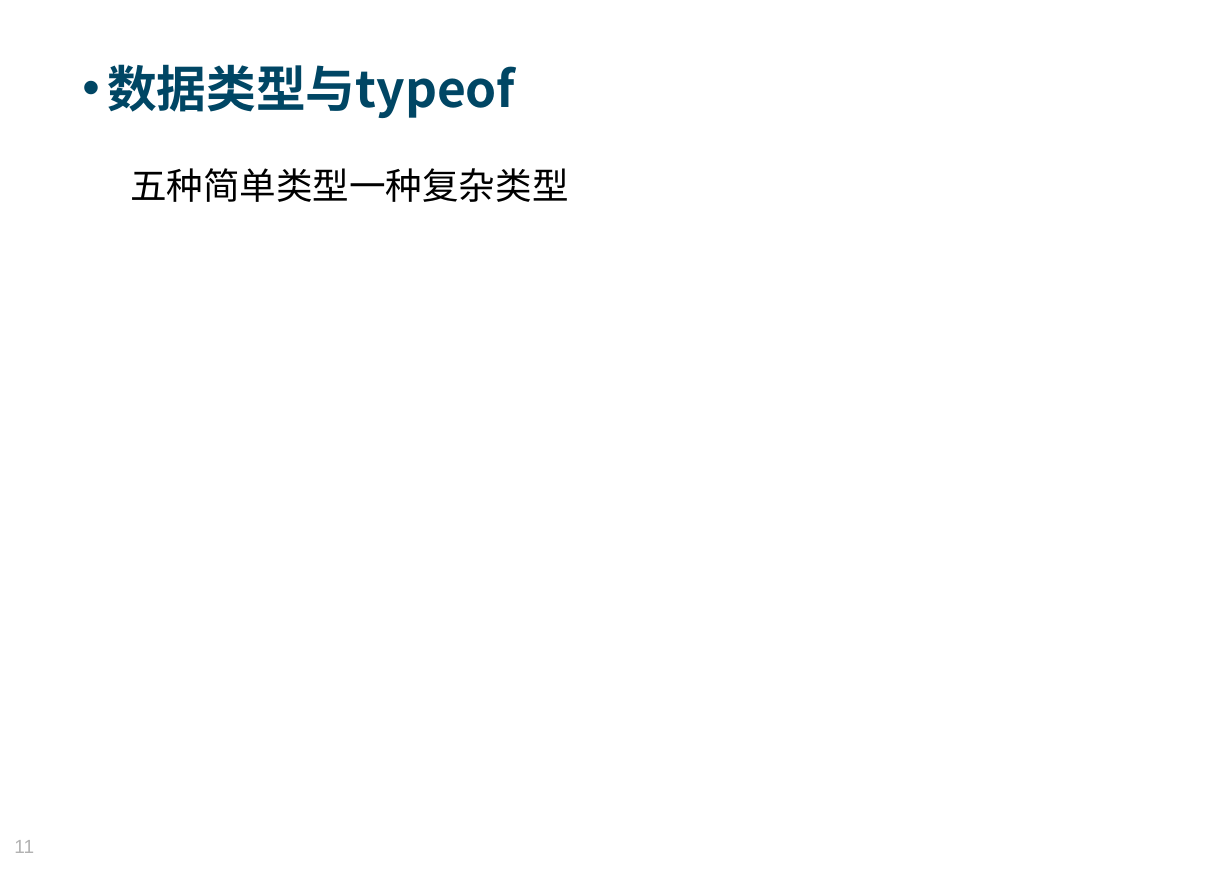
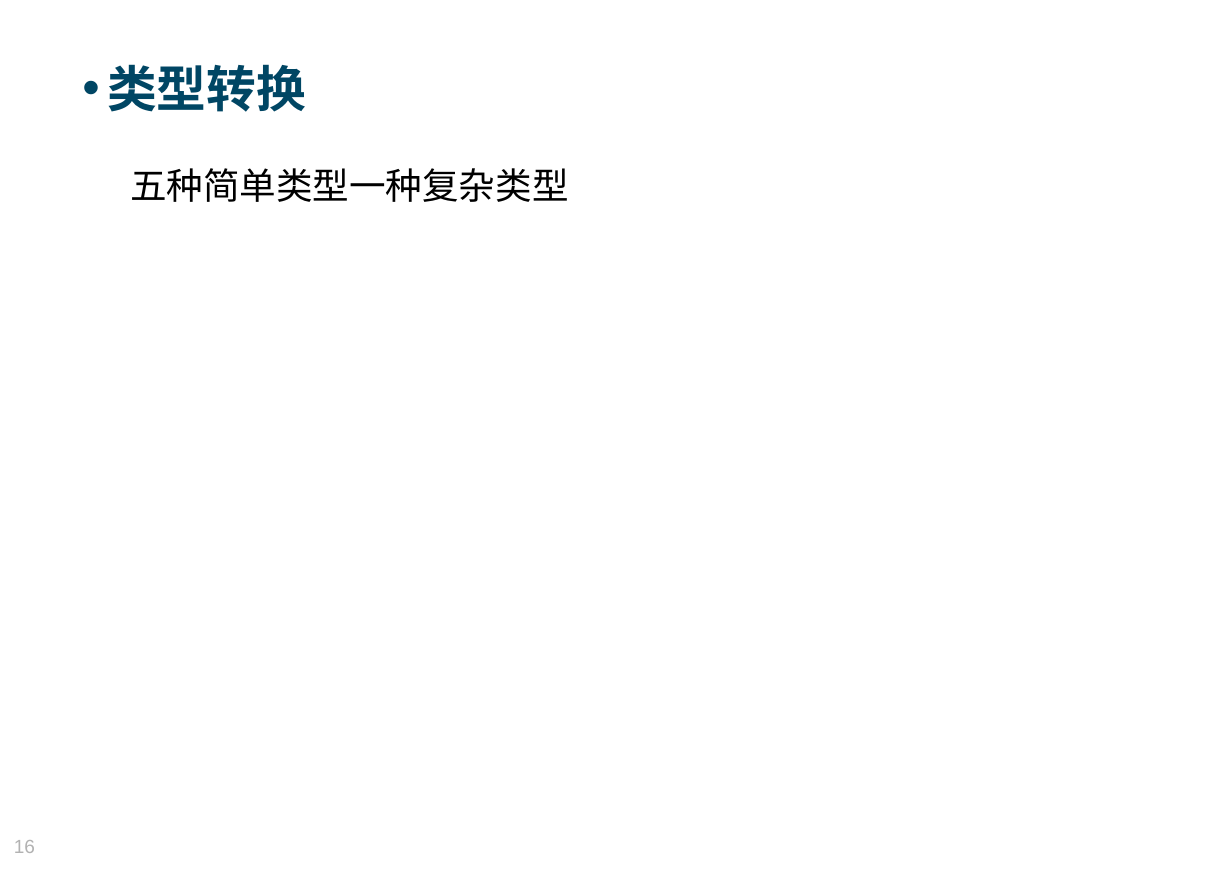
Before and after one commit to Moses824/Train-Javascript-Basic, a slide deck: slide 16 of Train_Javascript_Basic.ppt (slide 11 before the commit). Drawn at 1232x871 pixels with LibreOffice and Linux fonts; fonts in the diff are those of the drawing; background and template pictures are left out. Boxes give left, top, right and bottom in pixels: in the first picture for what was removed or moved away, otherwise in the second. Text is boxed around its words. In the diff, an @@ line names an element or a change of style, - is before the commit and + after.

```diff
--- a/Train_Javascript_Basic.ppt
+++ b/Train_Javascript_Basic.ppt
@@ text at (107,64,306,112): text changed @@
-• 数据类型与typeof
+• 类型转换
@@ page number at (14,840,35,853): text changed @@
-11
+16
```
Also in this commit, not shown: 2 other slides changed, 5 slides added, 3 other files.
